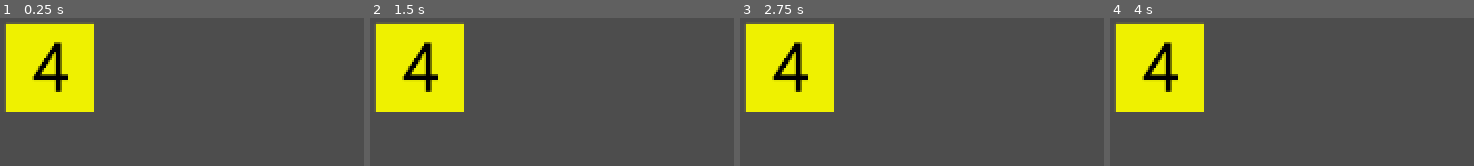
Above: before the commit, frames 1-4 (left to right).
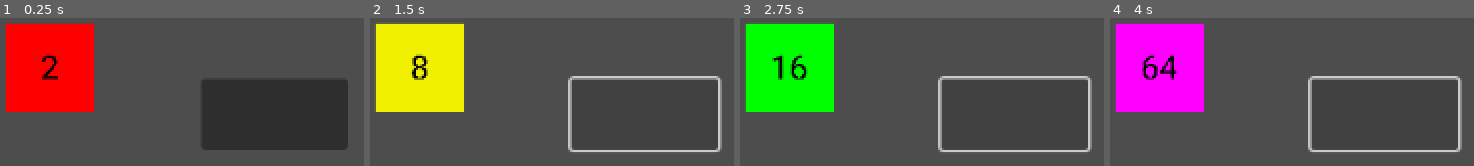
Above: after the commit, the same moments.

Repository: vindognz/2048
Game: Godot game, scene res://game.tscn
Two runs of this game, one before a commit and one after it. Both use one fixed random seed, a clock stepped at 60 frames per second and the inputs below. Before the commit the project starts from res://scenes/game.tscn.
Inputs (mouse positions are in pixels of both pictures, inside the frame that each line leads up to):
- Up to frame 1 (0.25 s): no input
- Up to frame 2 (1.5 s): click (643, 114) at 0.52 s; click (643, 114) at 1.27 s
- Up to frame 3 (2.75 s): click (1013, 114) at 2.02 s
- Up to frame 4 (4 s): tap Enter at 2.75 s; tap Space at 3.5 s

The runs differ from the first frame. In frame 1, 34% of the frame differs, in the area x 1-96%, y 2-90%; in frame 2, 4.2%; in frame 3, 17%; in frame 4, 18%.

Commit message:
more colours

Diff:
--- a/Core.tscn
+++ b/Core.tscn
@@ -4,4 +4,4 @@
 
 [node name="Core" type="Node"]
 script = ExtResource("1_vsfee")
-colours = Array[Color]([Color(1, 0, 0, 1), Color(0.96924, 0.368863, 0, 1), Color(0.93491, 0.943172, 0, 1), Color(0, 1, 0, 1)])
+colours = Array[Color]([Color(1, 0, 0, 1), Color(0.96924, 0.368863, 0, 1), Color(0.93491, 0.943172, 0, 1), Color(0, 1, 0, 1), Color(0, 0, 1, 1), Color(1, 0, 1, 1), Color(0.417417, 0.000120375, 0.417414, 1), Color(1, 0.21268, 0.159696, 1), Color(1, 0.529307, 0.342455, 1), Color(1, 0.850763, 0.51238, 1), Color(0.698247, 1, 0.671603, 1), Color(0.509306, 0.667922, 1, 1), Color(1, 0.605103, 0.98463, 1), Color(0.866806, 0.000598939, 0.8668, 1)])
--- /dev/null
+++ b/game.tscn
@@ -0,0 +1,19 @@
+[gd_scene load_steps=2 format=3 uid="uid://38o4cgqmmpl4"]
+
+[ext_resource type="PackedScene" uid="uid://62h851alwk7q" path="res://tile.tscn" id="1_80nbo"]
+
+[node name="Game" type="Node2D"]
+
+[node name="Tile" parent="." instance=ExtResource("1_80nbo")]
+offset_left = 4.0
+offset_top = 4.0
+offset_right = 68.0
+offset_bottom = 68.0
+
+[node name="Button" type="Button" parent="Tile"]
+offset_left = 141.0
+offset_top = 40.0
+offset_right = 247.0
+offset_bottom = 91.0
+
+[connection signal="pressed" from="Tile/Button" to="Tile" method="_on_button_pressed"]
--- a/scenes/game.tscn
+++ /dev/null
@@ -1,11 +0,0 @@
-[gd_scene load_steps=2 format=3 uid="uid://38o4cgqmmpl4"]
-
-[ext_resource type="PackedScene" uid="uid://62h851alwk7q" path="res://scenes/tile.tscn" id="1_uwrxv"]
-
-[node name="Game" type="Node2D"]
-
-[node name="Tile" parent="." instance=ExtResource("1_uwrxv")]
-offset_left = 4.0
-offset_top = 4.0
-offset_right = 68.0
-offset_bottom = 68.0
--- a/scripts/tile.gd
+++ /dev/null
@@ -1,9 +0,0 @@
-extends ColorRect
-
-@onready var number: Label = $Number
-
-@export var num = 4
-
-func _ready() -> void:
-	number.text = str(num)
-	color = Core.colours[Core.to_index(num)]
--- /dev/null
+++ b/tile.gd
@@ -0,0 +1,16 @@
+extends ColorRect
+
+@onready var number: Label = $Number
+
+var num = 2
+var power = 1
+
+func _ready() -> void:
+	number.text = str(num)
+	color = Core.colours[Core.to_index(num)-1]
+
+func _on_button_pressed() -> void:
+	power += 1
+	num = int(pow(2, power))
+	number.text = str(num)
+	color = Core.colours[Core.to_index(num)-1]
--- a/scenes/tile.tscn
+++ b/tile.tscn
@@ -1,6 +1,6 @@
 [gd_scene load_steps=3 format=3 uid="uid://62h851alwk7q"]
 
-[ext_resource type="Script" uid="uid://bjsuhmp6xxxcb" path="res://scripts/tile.gd" id="1_ywnoi"]
+[ext_resource type="Script" uid="uid://bjsuhmp6xxxcb" path="res://tile.gd" id="1_ywnoi"]
 [ext_resource type="FontFile" uid="uid://kc3rfayupo1s" path="res://assets/fonts/Roboto-VariableFont_wdth,wght.ttf" id="2_jy7pm"]
 
 [node name="Tile" type="ColorRect"]
@@ -15,12 +15,13 @@
 anchor_top = 0.5
 anchor_right = 0.5
 anchor_bottom = 0.5
-offset_left = -13.5
-offset_top = -28.5
-offset_right = 13.5
-offset_bottom = 28.5
+offset_left = -27.0
+offset_top = -14.1
+offset_right = 27.0
+offset_bottom = 14.1
 grow_horizontal = 2
 grow_vertical = 2
 theme_override_colors/font_color = Color(0, 0, 0, 1)
 theme_override_fonts/font = ExtResource("2_jy7pm")
-theme_override_font_sizes/font_size = 48
+theme_override_font_sizes/font_size = 24
+horizontal_alignment = 1
Renamed: scripts/tile.gd.uid -> tile.gd.uid
